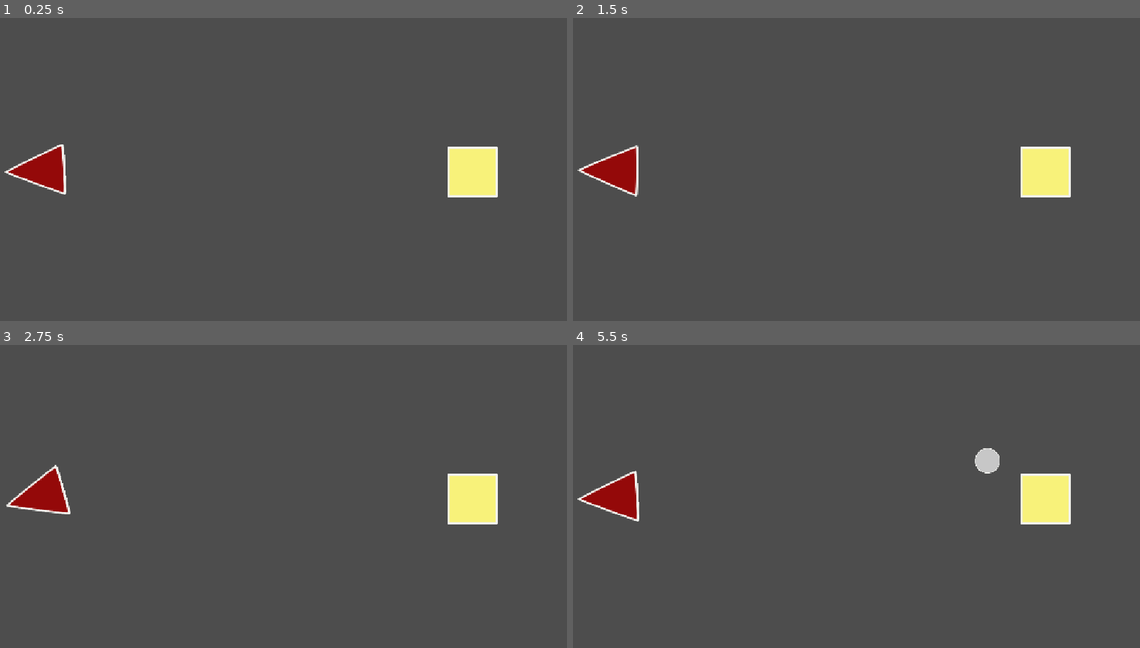
Above: before the commit, frames 1-4 (two rows, left to right).
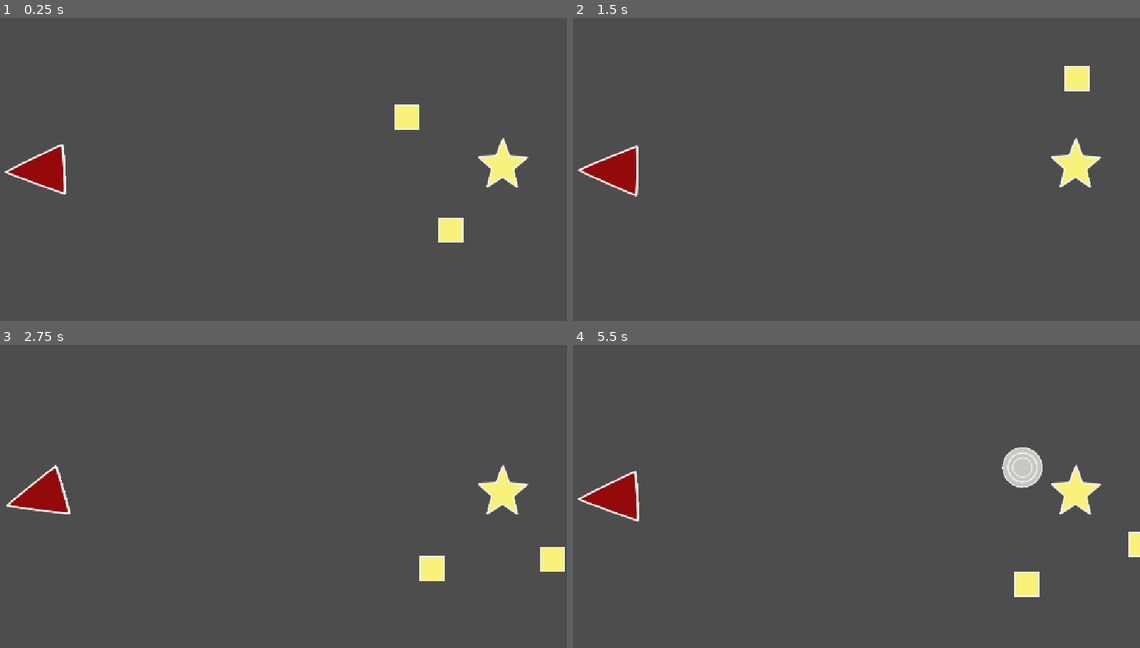
Above: after the commit, the same moments.

Repository: slumberingWoods/Asteroid-Shot
Game: Godot game, scene res://Stages/2_nd_stage.tscn
Same seed, same stepped clock (60 frames per second), same inputs: the game is played once before the commit and once after it. Before the commit the project starts from res://Entities/main.tscn.
Inputs (mouse positions are in pixels of both pictures, inside the frame that each line leads up to):
- Up to frame 1 (0.25 s): no input
- Up to frame 2 (1.5 s): move the mouse to (975, 142) at 0.52 s; hold W (game_ammo_next, bound only after the commit) 0.53-1.28 s; tap Q (game_ammo_prev, bound only after the commit) at 0.8, 1.35 s; move the mouse to (731, 172) at 1.27 s
- Up to frame 3 (2.75 s): tap W (game_ammo_next, bound only after the commit) at 1.55 s; move the mouse to (334, 411) at 2.02 s; press the mouse at (334, 411) at 2.03 s; tap Q (game_ammo_prev, bound only after the commit) at 2.3 s
- Up to frame 4 (5.5 s): move the mouse to (822, 551) at 2.77 s; release the mouse at (822, 551) at 2.78 s; right-click (822, 551) at 2.85 s; tap W (game_ammo_next, bound only after the commit) at 3.05, 4.55 s; move the mouse to (1020, 532) at 3.52 s; hold W (game_ammo_next, bound only after the commit) 3.53-4.28 s; tap Q (game_ammo_prev, bound only after the commit) at 3.8, 4.35, 5.3 s; move the mouse to (675, 435) at 4.27 s; move the mouse to (879, 484) at 5.02 s; hold W (game_ammo_next, bound only after the commit) from 5.03 s (still down)

The runs differ from the first frame. In frame 1, 2.5% of the frame differs, in the area x 69-94%, y 28-75%; in frame 2, 2.2%; in frame 3, 2.5%; in frame 4, 3.3%, in the area x 70-100%, y 33-84%.

Commit message:
add orbitting and ammo switch

Diff:
--- /dev/null
+++ b/Assets/Orbit_Center.svg
@@ -0,0 +1,60 @@
+<?xml version="1.0" encoding="UTF-8" standalone="no"?>
+<!-- Created with Inkscape (http://www.inkscape.org/) -->
+
+<svg
+   width="100"
+   height="100"
+   viewBox="0 0 26.458333 26.458333"
+   version="1.1"
+   id="svg1"
+   inkscape:version="1.4.2 (f4327f4, 2025-05-13)"
+   sodipodi:docname="Orbit_Center.svg"
+   xmlns:inkscape="http://www.inkscape.org/namespaces/inkscape"
+   xmlns:sodipodi="http://sodipodi.sourceforge.net/DTD/sodipodi-0.dtd"
+   xmlns="http://www.w3.org/2000/svg"
+   xmlns:svg="http://www.w3.org/2000/svg">
+  <sodipodi:namedview
+     id="namedview1"
+     pagecolor="#ffffff"
+     bordercolor="#000000"
+     borderopacity="0.25"
+     inkscape:showpageshadow="2"
+     inkscape:pageopacity="0.0"
+     inkscape:pagecheckerboard="0"
+     inkscape:deskcolor="#d1d1d1"
+     inkscape:document-units="mm"
+     inkscape:zoom="4.1513749"
+     inkscape:cx="14.453043"
+     inkscape:cy="78.889527"
+     inkscape:window-width="2560"
+     inkscape:window-height="1361"
+     inkscape:window-x="-9"
+     inkscape:window-y="-9"
+     inkscape:window-maximized="1"
+     inkscape:current-layer="layer1" />
+  <defs
+     id="defs1" />
+  <g
+     inkscape:label="Layer 1"
+     inkscape:groupmode="layer"
+     id="layer1">
+    <path
+       sodipodi:type="star"
+       style="fill:#f8f27a;stroke:#f3f3ef;stroke-width:0.661458;stroke-linecap:round;stroke-linejoin:round;stroke-miterlimit:0"
+       id="path1"
+       inkscape:flatsided="false"
+       sodipodi:sides="5"
+       sodipodi:cx="-0.76480687"
+       sodipodi:cy="2.4856224"
+       sodipodi:r1="10.609733"
+       sodipodi:r2="4.7879715"
+       sodipodi:arg1="0.95613337"
+       sodipodi:arg2="1.5844519"
+       inkscape:rounded="0.02"
+       inkscape:randomized="0"
+       d="m 5.3536477,11.153433 c -0.1192845,0.0842 -6.03783983,-3.8782917 -6.18383503,-3.8802855 -0.1459952,-0.00199 -6.17055017,3.7973985 -6.28749077,3.7099715 -0.1169407,-0.08743 1.8226794,-6.9407847 1.7794606,-7.0802505 -0.043219,-0.1394658 -5.5183455,-4.6950812 -5.4713345,-4.83331478 0.04701,-0.13823352 7.1643179,-0.41134932 7.2836024,-0.49555012 0.1192845,-0.084201 2.76002502,-6.6991184 2.90602022,-6.6971246 0.1459952,0.00199 2.60511238,6.6865571 2.72205308,6.7739839 0.1169407,0.087427 7.2241348,0.55479838 7.2673536,0.69426418 C 9.4126961,-0.51540713 3.8152076,3.888996 3.7681964,4.0272295 3.7211852,4.1654631 5.4729322,11.069232 5.3536477,11.153433 Z"
+       inkscape:transform-center-x="-0.056483894"
+       inkscape:transform-center-y="-1.261819"
+       transform="matrix(1.2623877,0,0,1.3011055,14.138109,11.256791)" />
+  </g>
+</svg>
--- a/Entities/asteroid.gd
+++ b/Entities/asteroid.gd
@@ -1,23 +1,51 @@
 extends CharacterBody2D
 class_name Asteroid
 
-@export var type: GlobalEnums.AsteroidType
+@export var type: GlobalEnums.AsteroidType:
+	set(value):
+		type = value
+		if is_node_ready():
+			apply_type()
+
+@export_group("Per-type visuals")
+@export var type_textures: Array[Texture2D] = [null, null, null]
+@export var type_scales: Array[float] = [0.6, 1.0, 1.6]
+
+@export_group("Physics")
 @export var size_impact_mult: Array[float] = [1.0, 1.5, 2.5]
 @export var speed := 200.0
 @export var accel := 0.3
 @export var stop_speed := 5.0
 
+@onready var sprite: Sprite2D = $Sprite2D
+@onready var collision_shape: CollisionShape2D = $CollisionShape2D
+
 var spawn_pos : Vector2
 var spawn_rotation : float
 var is_shot := false
 var _resolved := false
+var _base_sprite_scale := Vector2.ONE
+var _base_collision_scale := Vector2.ONE
+
 
 func _ready():
+	_base_sprite_scale = sprite.scale
+	_base_collision_scale = collision_shape.scale
+	apply_type()
 	if is_shot:
 		add_to_group("shots")
 	global_position = spawn_pos
 	global_rotation = spawn_rotation
 	velocity = Vector2.UP.rotated(spawn_rotation) * speed
+
+func apply_type() -> void:
+	var i := clampi(int(type), 0, type_scales.size() - 1)
+	var tex_i := clampi(int(type), 0, type_textures.size() - 1)
+	if not type_textures.is_empty() and type_textures[tex_i] != null:
+		sprite.texture = type_textures[tex_i]
+	var s := type_scales[i]
+	sprite.scale = _base_sprite_scale * s
+	collision_shape.scale = _base_collision_scale * s
 
 func _physics_process(delta: float) -> void:
 	velocity *= exp(-accel * delta)
@@ -26,14 +54,11 @@
 		if is_shot and not _resolved:
 			_resolved = true
 			StageManager.notify_shot_resolved()
-
 	var collision = move_and_collide(velocity * delta)
 	if not collision:
 		return
-
 	var n = collision.get_normal()
 	var other = collision.get_collider()
-
 	if other is Asteroid:
 		var along = (velocity - other.velocity).dot(n)
 		if along < 0.0:
@@ -48,6 +73,5 @@
 	else:
 		velocity = velocity.bounce(n)
 
-
 func get_impact_mult() -> float:
 	return size_impact_mult[clampi(int(type), 0, size_impact_mult.size() - 1)]
--- a/Entities/asteroid.tscn
+++ b/Entities/asteroid.tscn
@@ -2,6 +2,8 @@
 
 [ext_resource type="Script" uid="uid://dxtug710paqw3" path="res://Entities/asteroid.gd" id="1_628d6"]
 [ext_resource type="Texture2D" uid="uid://b655by7a81a1x" path="res://Assets/Asteroid-Small.svg" id="1_u4p3c"]
+[ext_resource type="Texture2D" uid="uid://cfffeoildargi" path="res://Assets/Asteroid-Medium.svg" id="3_y2q7r"]
+[ext_resource type="Texture2D" uid="uid://cggp383bltqn6" path="res://Assets/Asteroid-Large.svg" id="4_yk753"]
 
 [sub_resource type="CircleShape2D" id="CircleShape2D_dmt7p"]
 radius = 55.0
@@ -9,6 +11,7 @@
 [node name="Asteroid" type="CharacterBody2D" unique_id=1807375324]
 scale = Vector2(0.5, 0.5)
 script = ExtResource("1_628d6")
+type_textures = Array[Texture2D]([ExtResource("1_u4p3c"), ExtResource("3_y2q7r"), ExtResource("4_yk753")])
 
 [node name="CollisionShape2D" type="CollisionShape2D" parent="." unique_id=823361798]
 z_index = -1
--- a/Entities/cannon.gd
+++ b/Entities/cannon.gd
@@ -30,8 +30,7 @@
 		shoot(speedMult)
 		speedMult = 0
 
-
-func _input(event: InputEvent) -> void:
+func _input(event: InputEvent):
 	if Input.is_action_pressed("game_slow") and timeHolding == false:
 		timeHolding = true
 		Engine.time_scale = speedup
@@ -42,6 +41,11 @@
 		timeHolding	 = false
 
 
+func _unhandled_input(event):
+	if event.is_action_pressed("game_ammo_next"):
+		switch_ammo(1)
+	elif event.is_action_pressed("game_ammo_prev"):
+		switch_ammo(-1)
 
 func _physics_process(delta):
 	pass
@@ -56,3 +60,12 @@
 	instance.speed *= 1 + mult
 	instance.type = StageManager.selected_ammo_type  # assumes asteroid has a `type` property
 	get_tree().current_scene.add_child.call_deferred(instance)
+
+func switch_ammo(direction := 1) -> void:
+	StageManager.cycle_ammo_type(direction)
+
+func switch_ammo_to(type: GlobalEnums.AsteroidType) -> bool:
+	if not StageManager.select_ammo_type(type):
+		print("Ammo type %s not allowed on this stage" % type)
+		return false
+	return true
--- a/Entities/main.tscn
+++ b/Entities/main.tscn
@@ -1,20 +1,7 @@
 [gd_scene format=3 uid="uid://bvf14cul0erj0"]
 
-[ext_resource type="PackedScene" uid="uid://beu7uf14ux7rm" path="res://Entities/cannon.tscn" id="1_id8fd"]
-[ext_resource type="Script" uid="uid://c67613xmonfh3" path="res://Utilities/stage.gd" id="1_qj3xj"]
-[ext_resource type="PackedScene" uid="uid://b1l2l7valx4yj" path="res://Entities/obstacle.tscn" id="3_lx4a3"]
+[ext_resource type="PackedScene" uid="uid://cstmt7itg537b" path="res://Stages/1_st_stage.tscn" id="1_id8fd"]
 
 [node name="main" type="Node2D" unique_id=2101145827]
-script = ExtResource("1_qj3xj")
-ammo = 10
-allowed_sizes = Array[int]([0, 1, 2])
 
-[node name="Cannon" parent="." unique_id=15126260 instance=ExtResource("1_id8fd")]
-position = Vector2(100, 350)
-rotation = 1.5707964
-scale = Vector2(1, 1)
-
-[node name="Obstacle" parent="." unique_id=1994782007 instance=ExtResource("3_lx4a3")]
-position = Vector2(965, 353)
-min_impact_speed = 100.0
-momentum_retained = 0.8
+[node name="1st_stage" parent="." unique_id=1260221731 instance=ExtResource("1_id8fd")]
--- /dev/null
+++ b/Entities/orbit_center.gd
@@ -0,0 +1,68 @@
+extends Obstacle
+class_name OrbitCenter
+
+signal orbiter_captured(orbiter: Orbiter)
+signal orbiter_released(orbiter: Orbiter)
+
+## Any Orbiter inside this radius can orbit this center.
+@export var capture_radius := 160.0
+## Angular speed in radians/sec (direction is chosen per orbiter).
+@export var orbit_speed := 2.0
+## 0 = unlimited.
+@export var max_orbiters := 0
+## Destroying the center releases orbiters on a tangent.
+@export var release_on_destroy := true
+
+var orbiters: Array[Orbiter] = []
+var _zone: Area2D
+var _shape: CircleShape2D
+
+func _ready() -> void:
+	super._ready()
+	_zone = Area2D.new()
+	var col := CollisionShape2D.new()
+	_shape = CircleShape2D.new()
+	_shape.radius = capture_radius
+	col.shape = _shape
+	_zone.add_child(col)
+	_zone.body_entered.connect(_on_body_entered)
+	_zone.body_exited.connect(_on_body_exited)
+	add_child(_zone)
+
+func set_capture_radius(r: float) -> void:
+	capture_radius = r
+	if _shape:
+		_shape.radius = r
+
+func _on_body_entered(body: Node) -> void:
+	if body is Orbiter:
+		capture(body)
+
+func _on_body_exited(body: Node) -> void:
+	if body is Orbiter and body.center == self:
+		release(body)
+
+func capture(orbiter: Orbiter) -> bool:
+	if orbiter.center != null or not orbiter.can_be_captured():
+		return false
+	if max_orbiters > 0 and orbiters.size() >= max_orbiters:
+		return false
+	orbiters.append(orbiter)
+	orbiter.begin_orbit(self)
+	orbiter_captured.emit(orbiter)
+	return true
+
+func release(orbiter: Orbiter) -> void:
+	if orbiter in orbiters:
+		orbiters.erase(orbiter)
+		orbiter.end_orbit()
+		orbiter_released.emit(orbiter)
+
+func release_all() -> void:
+	for o in orbiters.duplicate():
+		release(o)
+
+func _destroy(by: Node, impact_speed: float) -> void:
+	if release_on_destroy:
+		release_all()
+	super._destroy(by, impact_speed)
--- /dev/null
+++ b/Entities/orbit_center.tscn
@@ -0,0 +1,16 @@
+[gd_scene format=3 uid="uid://cx7d0f4dury5q"]
+
+[ext_resource type="Script" uid="uid://dh65kkul2udvd" path="res://Entities/orbit_center.gd" id="1_fknnh"]
+[ext_resource type="Texture2D" uid="uid://020dcuvyjsau" path="res://Assets/Orbit_Center.svg" id="2_rkp1h"]
+
+[sub_resource type="CircleShape2D" id="CircleShape2D_dmt7p"]
+radius = 60.0
+
+[node name="Orbit_center" type="StaticBody2D" unique_id=850946800]
+script = ExtResource("1_fknnh")
+
+[node name="Sprite2D" type="Sprite2D" parent="." unique_id=1546221095]
+texture = ExtResource("2_rkp1h")
+
+[node name="CollisionShape2D" type="CollisionShape2D" parent="." unique_id=663546597]
+shape = SubResource("CircleShape2D_dmt7p")
--- /dev/null
+++ b/Entities/orbiter.gd
@@ -0,0 +1,72 @@
+extends CharacterBody2D
+class_name Orbiter
+
+signal orbit_started(center: OrbitCenter)
+signal orbit_ended(center: OrbitCenter)
+
+@export var recapture_cooldown := 1.0
+@export var min_orbit_radius := 8.0
+
+var center: OrbitCenter = null
+
+var _angle := 0.0
+var _radius := 0.0
+var _angular_speed := 0.0
+var _cooldown := 0.0
+
+func can_be_captured() -> bool:
+	return center == null and _cooldown <= 0.0
+
+## Move closer to / farther from the center while orbiting.
+## Clamped to the center's capture radius.
+func set_orbit_radius(r: float) -> void:
+	_radius = clampf(r, min_orbit_radius, center.capture_radius if center else r)
+
+func begin_orbit(c: OrbitCenter) -> void:
+	center = c
+	var offset := global_position - c.global_position
+	_angle = offset.angle()
+	_radius = maxf(offset.length(), min_orbit_radius)
+
+	# Keep the direction the body was already travelling around the center.
+	var dir := signf(offset.cross(velocity))
+	if dir == 0.0:
+		dir = 1.0
+	_angular_speed = c.orbit_speed * dir
+
+	c.tree_exiting.connect(_on_center_gone, CONNECT_ONE_SHOT)
+	orbit_started.emit(c)
+
+func end_orbit() -> void:
+	if center == null:
+		return
+	var old := center
+	if old.tree_exiting.is_connected(_on_center_gone):
+		old.tree_exiting.disconnect(_on_center_gone)
+
+	# Leave along the tangent at the current orbital speed.
+	var dir := signf(_angular_speed)
+	velocity = Vector2.from_angle(_angle + dir * PI / 2.0) * absf(_angular_speed) * _radius
+	center = null
+	_cooldown = recapture_cooldown
+	orbit_ended.emit(old)
+
+func _on_center_gone() -> void:
+	if center:
+		center.orbiters.erase(self)
+		end_orbit()
+
+func _physics_process(delta: float) -> void:
+	_cooldown = maxf(_cooldown - delta, 0.0)
+
+	if center == null:
+		move_and_slide()
+		return
+
+	# If the capture zone shrank past us, we're out of range.
+	if _radius > center.capture_radius:
+		center.release(self)
+		return
+
+	_angle += _angular_speed * delta
+	global_position = center.global_position + Vector2.from_angle(_angle) * _radius
--- /dev/null
+++ b/Entities/orbiter.tscn
@@ -0,0 +1,17 @@
+[gd_scene format=3 uid="uid://swvq054028mb"]
+
+[ext_resource type="Texture2D" uid="uid://ch1blrqgr3q23" path="res://Assets/Obstacle.svg" id="1_5u5vr"]
+[ext_resource type="Script" uid="uid://c4ylvclx7djv1" path="res://Entities/orbiter.gd" id="1_a04ff"]
+
+[sub_resource type="RectangleShape2D" id="RectangleShape2D_dmt7p"]
+size = Vector2(110, 110)
+
+[node name="Orbiter" type="CharacterBody2D" unique_id=1978063325]
+scale = Vector2(0.5, 0.5)
+script = ExtResource("1_a04ff")
+
+[node name="Sprite2D" type="Sprite2D" parent="." unique_id=258469860]
+texture = ExtResource("1_5u5vr")
+
+[node name="CollisionShape2D" type="CollisionShape2D" parent="." unique_id=1500203349]
+shape = SubResource("RectangleShape2D_dmt7p")
--- /dev/null
+++ b/Stages/1_st_stage.tscn
@@ -0,0 +1,20 @@
+[gd_scene format=3 uid="uid://cstmt7itg537b"]
+
+[ext_resource type="PackedScene" uid="uid://beu7uf14ux7rm" path="res://Entities/cannon.tscn" id="1_j8kih"]
+[ext_resource type="Script" uid="uid://c67613xmonfh3" path="res://Utilities/stage.gd" id="1_mquqn"]
+[ext_resource type="PackedScene" uid="uid://b1l2l7valx4yj" path="res://Entities/obstacle.tscn" id="2_mquqn"]
+
+[node name="1st_stage" type="Node2D" unique_id=1260221731]
+script = ExtResource("1_mquqn")
+ammo = 10
+allowed_sizes = Array[int]([0, 2, 1])
+
+[node name="Cannon" parent="." unique_id=1442655570 instance=ExtResource("1_j8kih")]
+position = Vector2(100, 350)
+rotation = 1.5707964
+scale = Vector2(1, 1)
+
+[node name="Obstacle" parent="." unique_id=1808732342 instance=ExtResource("2_mquqn")]
+position = Vector2(746, 361)
+min_impact_speed = 100.0
+momentum_retained = 0.8
--- /dev/null
+++ b/Stages/2_nd_stage.tscn
@@ -0,0 +1,27 @@
+[gd_scene format=3 uid="uid://chckyyqdkvi3a"]
+
+[ext_resource type="PackedScene" uid="uid://beu7uf14ux7rm" path="res://Entities/cannon.tscn" id="1_0kfbd"]
+[ext_resource type="Script" uid="uid://c67613xmonfh3" path="res://Utilities/stage.gd" id="1_t5tyc"]
+[ext_resource type="PackedScene" uid="uid://cx7d0f4dury5q" path="res://Entities/orbit_center.tscn" id="2_0kfbd"]
+[ext_resource type="PackedScene" uid="uid://swvq054028mb" path="res://Entities/orbiter.tscn" id="4_ongsq"]
+
+[node name="2_nd_stage" type="Node2D" unique_id=1625780823]
+script = ExtResource("1_t5tyc")
+ammo = 10
+allowed_sizes = Array[int]([0, 1, 2])
+
+[node name="Cannon" parent="." unique_id=1442655570 instance=ExtResource("1_0kfbd")]
+position = Vector2(100, 350)
+rotation = 1.5707964
+scale = Vector2(1, 1)
+
+[node name="Orbit_center" parent="." unique_id=850946800 instance=ExtResource("2_0kfbd")]
+position = Vector2(1025, 335)
+capture_radius = 300.0
+orbit_radius = 300.0
+
+[node name="Orbiter" parent="." unique_id=1978063325 instance=ExtResource("4_ongsq")]
+position = Vector2(815, 340)
+
+[node name="Orbiter2" parent="." unique_id=934107806 instance=ExtResource("4_ongsq")]
+position = Vector2(993, 500)
--- /dev/null
+++ b/Stages/main.tscn
@@ -0,0 +1,11 @@
+[gd_scene format=3 uid="uid://cd0qn5ywrs10u"]
+
+[ext_resource type="Script" uid="uid://mjchjgylo02n" path="res://Utilities/stage_manager.gd" id="1_dqdwq"]
+[ext_resource type="PackedScene" uid="uid://cstmt7itg537b" path="res://Stages/1_st_stage.tscn" id="2_74i4i"]
+[ext_resource type="PackedScene" uid="uid://chckyyqdkvi3a" path="res://Stages/2_nd_stage.tscn" id="3_n1pa2"]
+
+[node name="main" type="Node2D" unique_id=1075153312]
+
+[node name="stage manager" type="Node" parent="." unique_id=2018303934]
+script = ExtResource("1_dqdwq")
+stages = Array[PackedScene]([ExtResource("2_74i4i"), ExtResource("3_n1pa2")])
--- /dev/null
+++ b/Utilities/menu_ui.tscn
@@ -0,0 +1,38 @@
+[gd_scene format=3 uid="uid://ciwnoah4mn5gu"]
+
+[node name="MenuUI" type="Control" unique_id=1516809323]
+layout_mode = 3
+anchors_preset = 15
+anchor_right = 1.0
+anchor_bottom = 1.0
+grow_horizontal = 2
+grow_vertical = 2
+
+[node name="MainMenu" type="MarginContainer" parent="." unique_id=692044111]
+layout_mode = 1
+anchors_preset = 7
+anchor_left = 0.5
+anchor_top = 1.0
+anchor_right = 0.5
+anchor_bottom = 1.0
+offset_left = -275.0
+offset_top = -220.0
+offset_right = 275.0
+offset_bottom = -20.0
+grow_horizontal = 2
+grow_vertical = 0
+
+[node name="ColorRect" type="ColorRect" parent="MainMenu" unique_id=96620086]
+layout_mode = 2
+color = Color(0.8194635, 0.6429642, 0.045405813, 1)
+
+[node name="MarginContainer" type="MarginContainer" parent="MainMenu/ColorRect" unique_id=1204606237]
+layout_mode = 1
+anchors_preset = 15
+anchor_right = 1.0
+anchor_bottom = 1.0
+grow_horizontal = 2
+grow_vertical = 2
+
+[node name="GridContainer" type="GridContainer" parent="MainMenu/ColorRect/MarginContainer" unique_id=1756026459]
+layout_mode = 2
--- a/project.godot
+++ b/project.godot
@@ -11,7 +11,7 @@
 [application]
 
 config/name="Asteroid Shot"
-run/main_scene="uid://bvf14cul0erj0"
+run/main_scene="uid://chckyyqdkvi3a"
 config/features=PackedStringArray("4.7", "Forward Plus")
 config/icon="res://Assets/icon.svg"
 
@@ -38,6 +38,16 @@
 "events": [Object(InputEventMouseButton,"resource_local_to_scene":false,"resource_name":"","device":-1,"window_id":0,"a …(253 unchanged characters)…
 ]
 }
+game_ammo_next={
+"deadzone": 0.2,
+"events": [Object(InputEventKey,"resource_local_to_scene":false,"resource_name":"","device":-1,"window_id":0,"alt_pressed":false,"shift_pressed":false,"ctrl_pressed":false,"meta_pressed":false,"pressed":false,"keycode":0,"physical_keycode":87,"key_label":0,"unicode":119,"location":0,"echo":false,"script":null)
+]
+}
+game_ammo_prev={
+"deadzone": 0.2,
+"events": [Object(InputEventKey,"resource_local_to_scene":false,"resource_name":"","device":-1,"window_id":0,"alt_pressed":false,"shift_pressed":false,"ctrl_pressed":false,"meta_pressed":false,"pressed":false,"keycode":0,"physical_keycode":81,"key_label":0,"unicode":113,"location":0,"echo":false,"script":null)
+]
+}
 
 [layer_names]
 
Not shown, added: Assets/Orbit_Center.svg.import
Not shown, added: Entities/orbit_center.gd.uid
Not shown, added: Entities/orbiter.gd.uid
